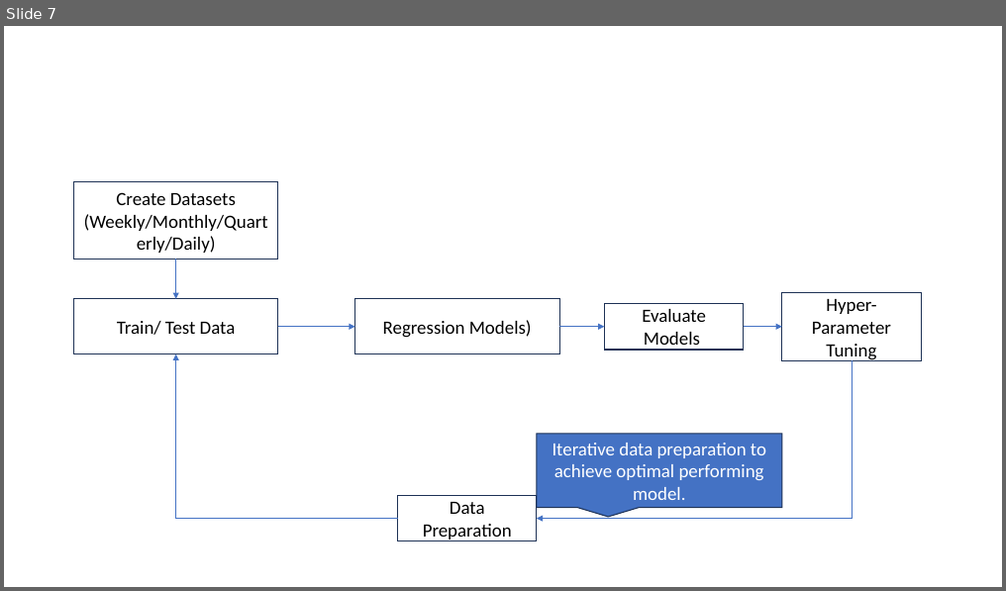
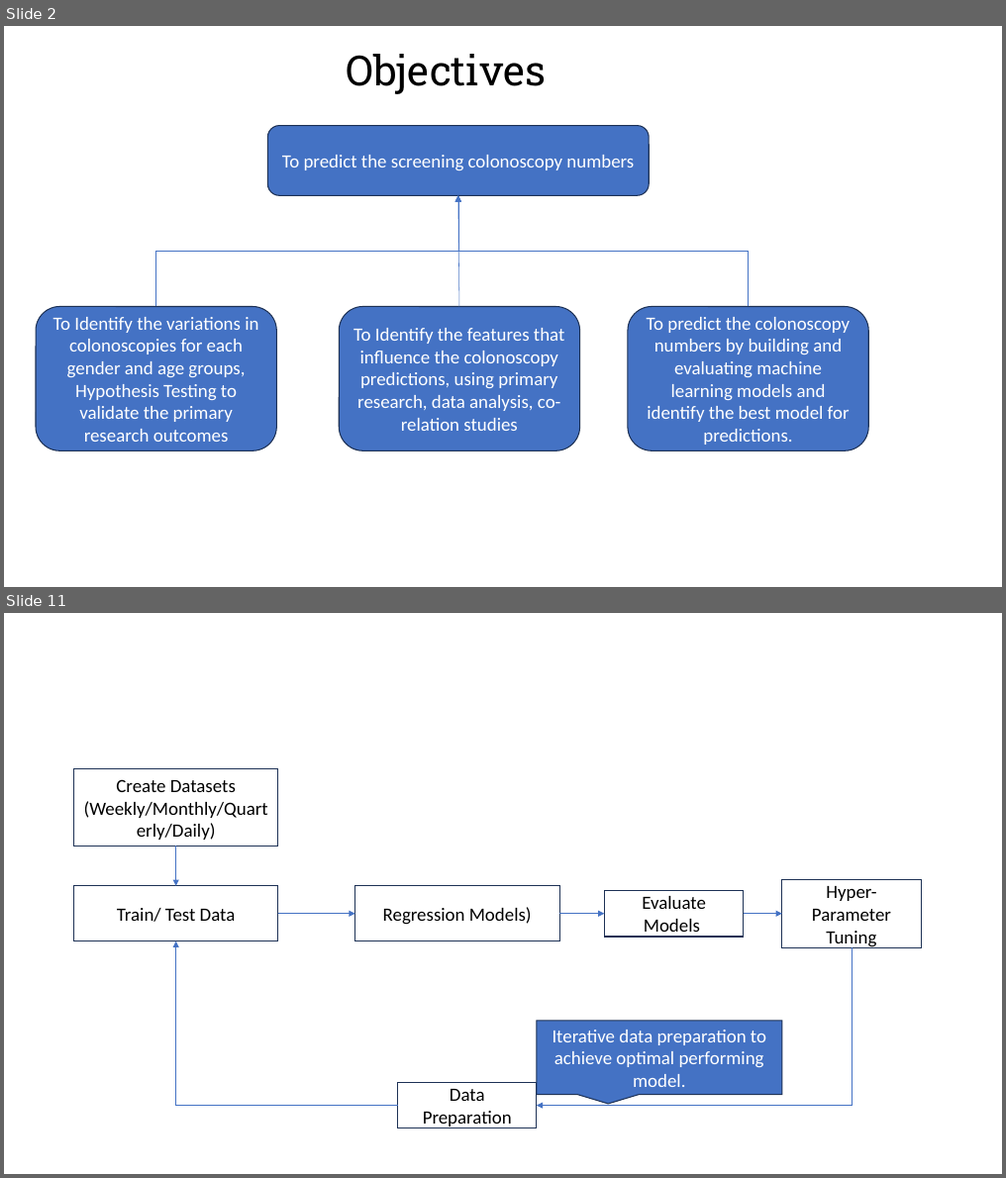
Before and after one commit to raku43/MScDACapstone, a slide deck: PPT_Msc_Capstone.pptx. Shown one above the other, each under a label of ours: slide 7 before the commit, slides 2 and 11 after it; the slides between them are not shown. The pictures are 1006x591 and 1006x1178 pixels, drawn with LibreOffice and Linux fonts; fonts in the diff are those of the drawing. Boxes give left, top, right and bottom in pixels: in the first picture for what was removed or moved away, otherwise in the second. Text is boxed around its words. In the diff, an @@ line names an element or a change of style, - is before the commit and + after.

```diff
--- a/PPT_Msc_Capstone.pptx
+++ b/PPT_Msc_Capstone.pptx
@@ slide 2 added at bbox=[4, 26, 1002, 587], background #FFFFFF @@
@@ text added at bbox=[347, 54, 547, 94], 40 pt, text #000000 @@
+Objectives
@@ rounded rectangle added at bbox=[267, 126, 648, 196], fill #4472C4, outline #1E3256 1 pt, 18 pt, text #FFFFFF @@
+To predict the screening colonoscopy numbers
@@ elbow arrow added from (156, 307) to (458, 196), #4472C4 0.5 pt @@
@@ arrow added from (459, 307) to (458, 196), #4472C4 0.5 pt @@
@@ elbow arrow added from (748, 307) to (458, 196), #4472C4 0.5 pt @@
@@ rounded rectangle added at bbox=[36, 307, 276, 452], fill #4472C4, outline #1E3256 1 pt, 18 pt, text #FFFFFF @@
+To Identify the variations in colonoscopies for each gender and age groups, Hypothesis Testing to validate the primary research outcomes
@@ rounded rectangle added at bbox=[339, 307, 580, 452], fill #4472C4, outline #1E3256 1 pt, 18 pt, text #FFFFFF @@
+To Identify the features that influence the colonoscopy predictions, using primary research, data analysis, co-relation studies
@@ rounded rectangle added at bbox=[628, 307, 868, 452], fill #4472C4, outline #1E3256 1 pt, 18 pt, text #FFFFFF @@
+To predict the colonoscopy numbers by building and evaluating machine learning models and identify the best model for predictions.
@@ what was slide 7 is now slide 11 @@
```
Also in this commit, not shown: 6 slides changed, 3 other slides added.
